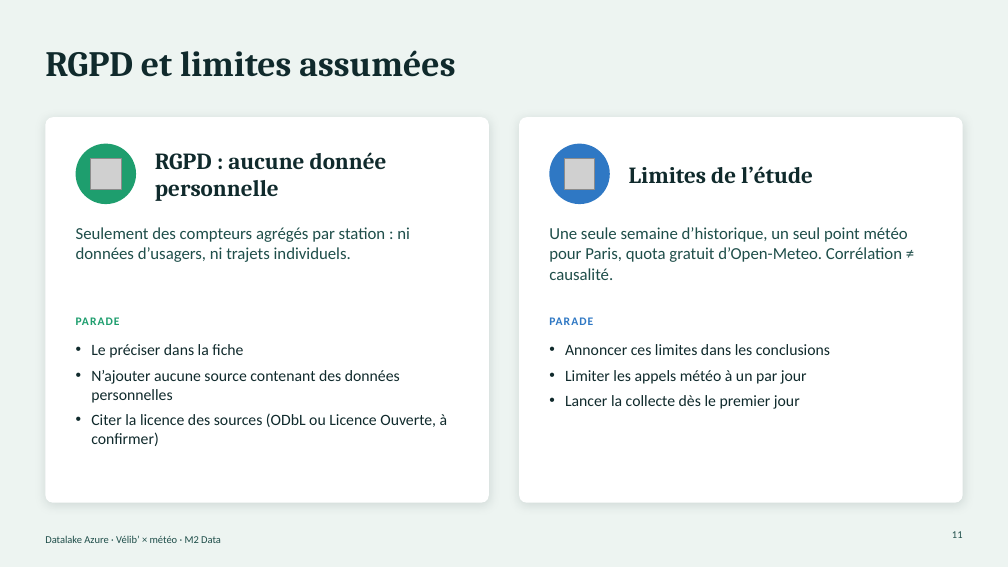
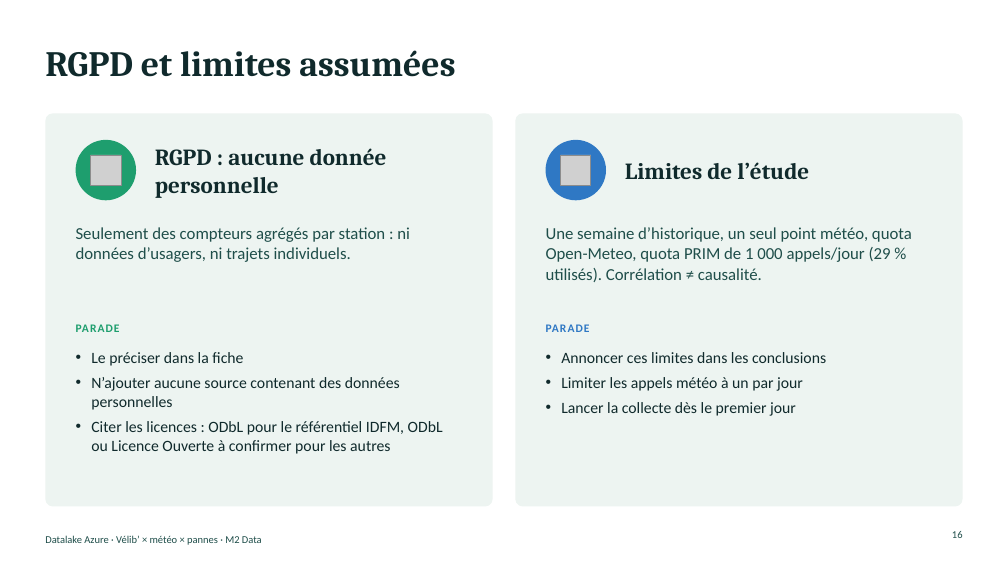
Before and after one commit to developpeur239/data-engineering-journey, a slide deck: slide 16 of fiche_sujet_velib_meteo.pptx (slide 11 before the commit). Drawn at 1008x567 pixels with LibreOffice and Linux fonts; fonts in the diff are those of the drawing; grey boxes stand for pictures. Boxes give left, top, right and bottom in pixels: in the first picture for what was removed or moved away, otherwise in the second. Text is boxed around its words. In the diff, an @@ line names an element or a change of style, - is before the commit and + after.

```diff
--- a/fiche_sujet_velib_meteo.pptx
+++ b/fiche_sujet_velib_meteo.pptx
@@ background #EDF4F1 to #FFFFFF @@
@@ rounded rectangle: place and size @@
-rounded rectangle at (45, 117, 489, 503)
+rounded rectangle at (45, 113, 493, 507)
@@ rounded rectangle at (45, 113, 493, 507): fill #FFFFFF to #EDF4F1; shadow off; proportions changed @@
@@ rounded rectangle at (516, 113, 963, 507): fill #FFFFFF to #EDF4F1; shadow off; proportions changed @@
@@ rounded rectangle: place and size @@
-rounded rectangle at (520, 117, 963, 503)
+rounded rectangle at (516, 113, 963, 507)
@@ ellipse: place and size @@
-ellipse at (76, 144, 136, 204)
+ellipse at (76, 140, 136, 200)
@@ text "RGPD : aucune donnée personnelle": place and size @@
-text "RGPD : aucune donnée personnelle" at (155, 152, 387, 201)
+text "RGPD : aucune donnée personnelle" at (155, 148, 387, 198)
@@ ellipse: place and size @@
-ellipse at (550, 144, 610, 204)
+ellipse at (546, 140, 606, 200)
@@ text "Limites de l’étude": place and size @@
-text "Limites de l’étude" at (629, 166, 813, 183)
+text "Limites de l’étude" at (625, 162, 809, 179)
@@ picture: place and size @@
-picture at (91, 159, 121, 189)
+picture at (91, 155, 121, 185)
@@ picture: place and size @@
-picture at (565, 159, 595, 189)
+picture at (561, 155, 591, 185)
@@ text at (546, 227, 912, 282): text changed @@
-Une seule semaine d’historique, un seul point météo pour Paris, quota gratuit d’Open-Meteo. Corrélation ≠ causalité.
+Une semaine d’historique, un seul point météo, quota Open-Meteo, quota PRIM de 1 000 appels/jour (29 % utilisés). Corrélation ≠ causalité.
@@ text "PARADE": place and size @@
-text "PARADE" at (76, 317, 120, 325)
+text "PARADE" at (76, 324, 120, 332)
@@ text "PARADE": place and size @@
-text "PARADE" at (549, 317, 593, 325)
+text "PARADE" at (546, 324, 590, 332)
@@ text "Le préciser dans la fiche": place and size @@
-text "Le préciser dans la fiche" at (91, 344, 448, 446)
+text "Le préciser dans la fiche" at (91, 352, 443, 454)
@@ text "Annoncer ces limites dans les ...": place and size @@
-text "Annoncer ces limites dans les ..." at (565, 344, 830, 409)
+text "Annoncer ces limites dans les ..." at (561, 352, 826, 416)
@@ text at (91, 421, 443, 454): text changed @@
-• Citer la licence des sources (ODbL ou Licence Ouverte, à confirmer)
+• Citer les licences : ODbL pour le référentiel IDFM, ODbL ou Licence Ouverte à confirmer pour les autres
@@ text at (45, 535, 262, 545): text changed @@
-Datalake Azure · Vélib’ × météo · M2 Data
+Datalake Azure · Vélib’ × météo × pannes · M2 Data
@@ page number at (952, 531, 963, 538): text changed @@
-11
+16
```
Also in this commit, not shown: 11 other slides changed, 6 slides added, 1 slide removed.
